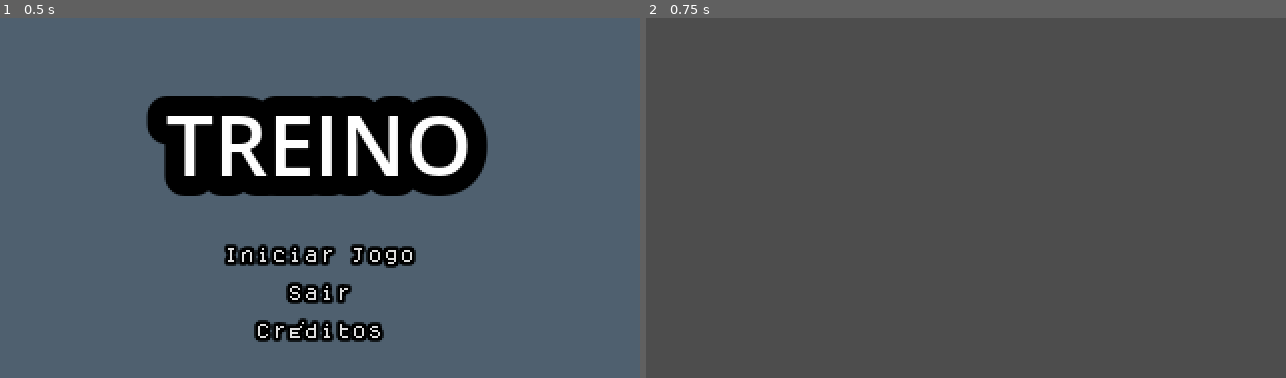
Above: before the commit, frames 1-2 (left to right).
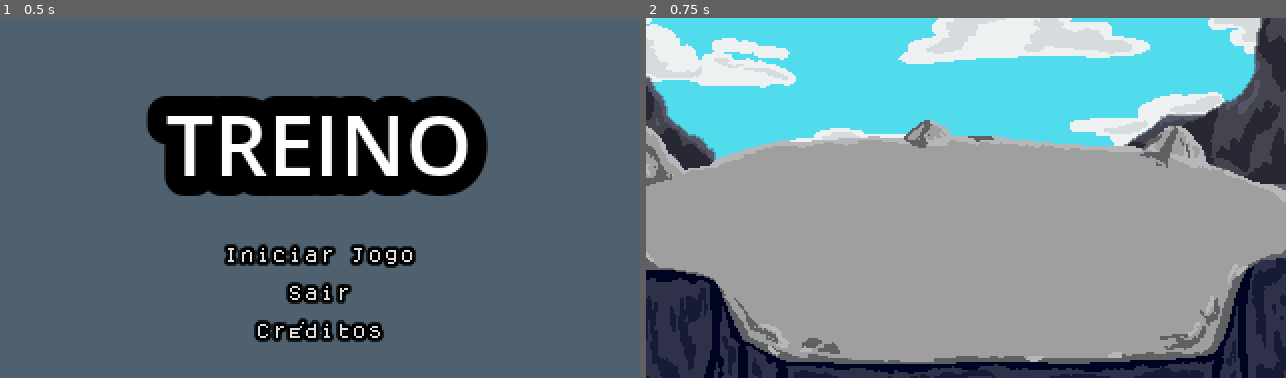
Above: after the commit, the same moments.

Repository: Kadu100C/Treino-jogo-de-turno-kjg
Game: Godot game, scene res://Scenes/tela_inicial.tscn
Same seed, same stepped clock (60 frames per second), same inputs: the game is played once before the commit and once after it.
Inputs:
- Up to frame 1 (0.5 s): no input
- Up to frame 2 (0.75 s): click "Iniciar Jogo" at 0.5 s

Frame 1 is identical in both runs. In frame 2, 95% of the frame differs, in the area x 0-100%, y 0-100%.

Commit message:
cenario de batalha adicionado

Diff:
--- a/Scenes/batalha.tscn
+++ b/Scenes/batalha.tscn
@@ -1,13 +1,18 @@
-[gd_scene load_steps=3 format=3 uid="uid://c3p3x47kkbapn"]
+[gd_scene load_steps=4 format=3 uid="uid://c3p3x47kkbapn"]
 
 [ext_resource type="Script" uid="uid://slb6nn0a5kvl" path="res://Scripts/batalha.gd" id="1_3fqmh"]
 [ext_resource type="AudioStream" uid="uid://doxl0jrt2a4sn" path="res://musicas e sons/2025-09-24 14-28-32.mp3" id="2_3fqmh"]
+[ext_resource type="Texture2D" uid="uid://bt68kxwxg732f" path="res://Sprites/sprite batalha.png" id="3_h366l"]
 
 [node name="batalha" type="Node2D"]
 script = ExtResource("1_3fqmh")
 
-[node name="AudioStreamPlayer" type="AudioStreamPlayer2D" parent="."]
+[node name="musica_de_batalha_(ruder_buster)" type="AudioStreamPlayer2D" parent="."]
 stream = ExtResource("2_3fqmh")
 autoplay = true
 attenuation = 0.51763254
 parameters/looping = true
+
+[node name="cenario" type="Sprite2D" parent="."]
+position = Vector2(160, 90)
+texture = ExtResource("3_h366l")
Binary file added: Sprites/sprite batalha.png
Not shown, added: Sprites/sprite batalha.png.import
